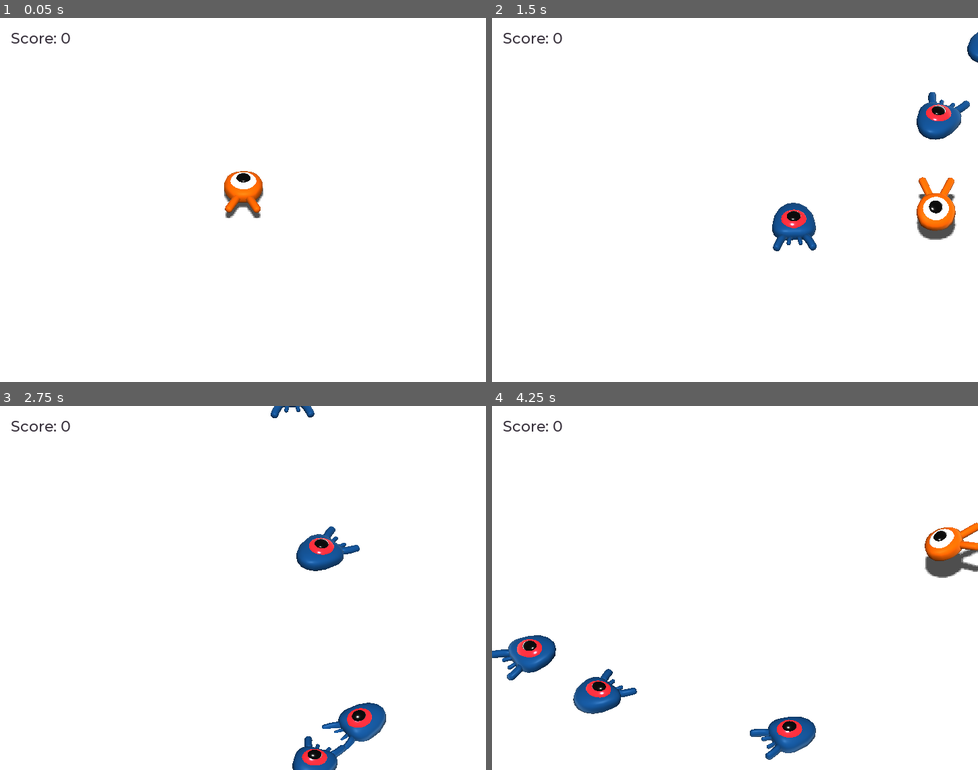
Above: before the commit, frames 1-4 (two rows, left to right).
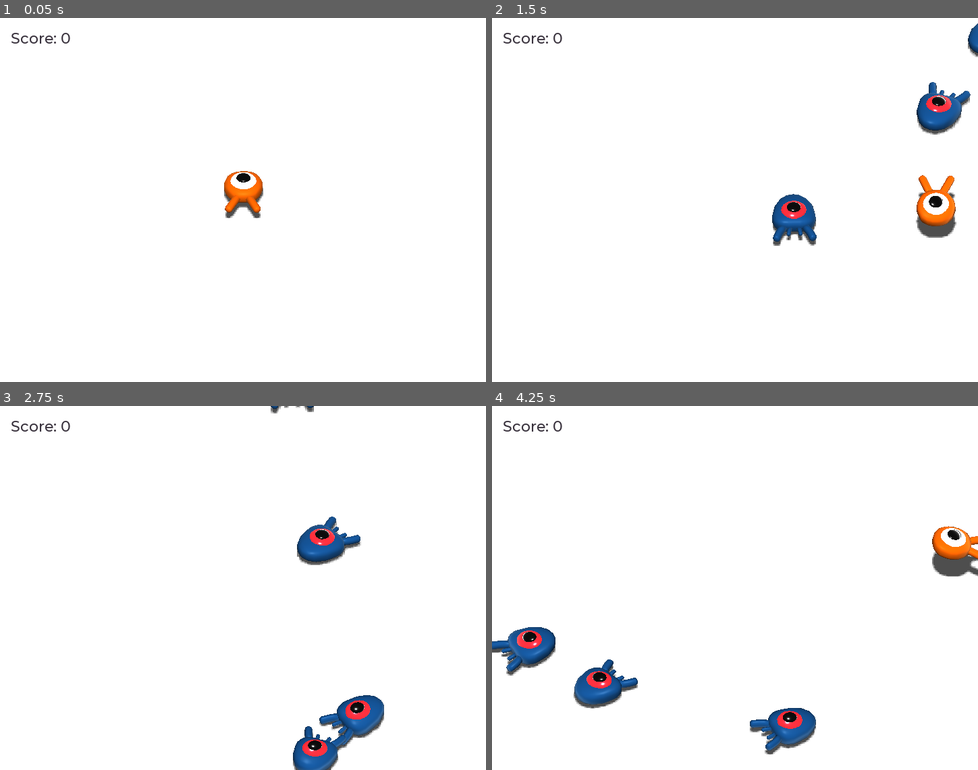
Above: after the commit, the same moments.

Repository: Jade1724/godot-my-first-3d-game
Game: Godot game, scene res://Main.tscn
Two runs of this game, one before a commit and one after it. Both use one fixed random seed, a clock stepped at 60 frames per second and the inputs below.
Inputs:
- Up to frame 1 (0.05 s): no input
- Up to frame 2 (1.5 s): tap Enter (ui_accept) at 0.5 s; hold Right (move_right) 0.53-1.28 s; hold Space (jump) 0.53-1.28 s; hold Down (move_back) from 1.28 s (still down); tap Space (jump) at 1.35 s
- Up to frame 3 (2.75 s): tap Space (jump) at 1.52, 1.82 s; release Down (move_back) at 2.03 s; hold Right (move_right) from 2.03 s (still down); hold Space (jump) from 2.03 s (still down)
- Up to frame 4 (4.25 s): release Right (move_right) at 2.78 s; release Space (jump) at 2.78 s; hold Up (move_forward) 2.78-3.53 s; tap Space (jump) at 2.85, 3.02, 3.32 s; hold Left (move_left) from 3.53 s (still down); hold Space (jump) from 3.53 s (still down)

The runs differ from the first frame. In frame 2, 2.7% of the frame differs, in the area x 57-100%, y 1-65%; in frame 3, 3.0%; in frame 4, 4.3%, in the area x 0-100%, y 32-98%.

Commit message:
Updated Player script to play the animation based on user inputs. Added the same animation on Mobs

Diff:
--- a/Mob.gd
+++ b/Mob.gd
@@ -27,6 +27,8 @@
 	# We then rotate the vector based on the mob's Y rotation to move in the direction it's moving.
 	velocity = velocity.rotated(Vector3.UP, rotation.y)
 
+	$AnimationPlayer.playback_speed = random_speed / min_speed
+
 
 func _on_VisibilityNotifier_screen_exited():
 	queue_free()
--- a/Mob.tscn
+++ b/Mob.tscn
@@ -1,10 +1,39 @@
-[gd_scene load_steps=4 format=2]
+[gd_scene load_steps=5 format=2]
 
 [ext_resource path="res://Mob.gd" type="Script" id=1]
 [ext_resource path="res://art/mob.glb" type="PackedScene" id=2]
 
 [sub_resource type="BoxShape" id=1]
 extents = Vector3( 1, 1, 1.01694 )
+
+[sub_resource type="Animation" id=3]
+resource_name = "float"
+length = 1.2
+loop = true
+tracks/0/type = "value"
+tracks/0/path = NodePath("Pivot/Character:translation")
+tracks/0/interp = 1
+tracks/0/loop_wrap = true
+tracks/0/imported = false
+tracks/0/enabled = true
+tracks/0/keys = {
+"times": PoolRealArray( 0.2, 0.7, 1.2 ),
+"transitions": PoolRealArray( 0.435275, 2.07053, 1 ),
+"update": 0,
+"values": [ Vector3( 0, 0, 0 ), Vector3( 0, 0.65, 0 ), Vector3( 0, 0.65, 0 ) ]
+}
+tracks/1/type = "value"
+tracks/1/path = NodePath("Pivot/Character:rotation_degrees")
+tracks/1/interp = 1
+tracks/1/loop_wrap = true
+tracks/1/imported = false
+tracks/1/enabled = true
+tracks/1/keys = {
+"times": PoolRealArray( 0.1, 0.5, 1.2 ),
+"transitions": PoolRealArray( 0.435275, 2.07053, 1 ),
+"update": 0,
+"values": [ Vector3( 0, 0, 0 ), Vector3( 8, 0, 0 ), Vector3( -9, 0, 0 ) ]
+}
 
 [node name="Mob" type="KinematicBody" groups=["mob"]]
 transform = Transform( 1, 0, 0, 0, 1, 0, 0, 0, 1, 0, 0.355295, 0 )
@@ -15,6 +44,7 @@
 [node name="Pivot" type="Spatial" parent="."]
 
 [node name="Character" parent="Pivot" instance=ExtResource( 2 )]
+transform = Transform( 1, 0, 0, 0, 0.999799, 0.0200726, 0, -0.0200726, 0.999799, 0, 0.65, 0 )
 
 [node name="CollisionShape" type="CollisionShape" parent="."]
 transform = Transform( 0.852294, 0, 0, 0, 0.454736, 0, 0, 0, 0.963751, 0, 0.34945, -0.0401849 )
@@ -23,4 +53,7 @@
 [node name="VisibilityNotifier" type="VisibilityNotifier" parent="."]
 transform = Transform( 1.26346, 0, 0, 0, 0.78533, 0, 0, 0, 1.91903, 0, 0, 0.3287 )
 
+[node name="AnimationPlayer" type="AnimationPlayer" parent="."]
+anims/float = SubResource( 3 )
+
 [connection signal="screen_exited" from="VisibilityNotifier" to="." method="_on_VisibilityNotifier_screen_exited"]
--- a/Player.gd
+++ b/Player.gd
@@ -31,6 +31,9 @@
 	if direction != Vector3.ZERO:
 		direction = direction.normalized()
 		$Pivot.look_at(translation + direction, Vector3.UP)
+		$AnimationPlayer.playback_speed = 4
+	else:
+		$AnimationPlayer.playback_speed = 1
 
 	# Ground velocity
 	velocity.x = direction.x * speed
@@ -57,11 +60,12 @@
 				mob.squash()
 				velocity.y = bounce_impulse
 
+	$Pivot.rotation.x = PI / 6 * velocity.y / jump_impulse
+
 
 
 # And this function at the bottom
 func die():
-	print("Player died")
 	emit_signal("hit")
 	queue_free()
 
--- a/Player.tscn
+++ b/Player.tscn
@@ -9,6 +9,7 @@
 [sub_resource type="CylinderShape" id=2]
 
 [sub_resource type="Animation" id=3]
+resource_name = "float"
 length = 1.2
 loop = true
 tracks/0/type = "value"
@@ -72,7 +73,7 @@
 transform = Transform( 1, 0, 0, 0, 1, 0, 0, 0, 1, 0, 0.486541, 0 )
 
 [node name="Character" parent="Pivot" instance=ExtResource( 1 )]
-transform = Transform( 1, 0, 0, 0, 0.999992, 0.00401907, 0, -0.00401907, 0.999992, 0, 0.65, 0 )
+transform = Transform( 1, 0, 0, 0, 0.99311, -0.117184, 0, 0.117184, 0.99311, 0, 0.65, 0 )
 
 [node name="CollisionShape" type="CollisionShape" parent="."]
 transform = Transform( 1, 0, 0, 0, 1, 0, 0, 0, 1, 0, 1.02489, 0 )
